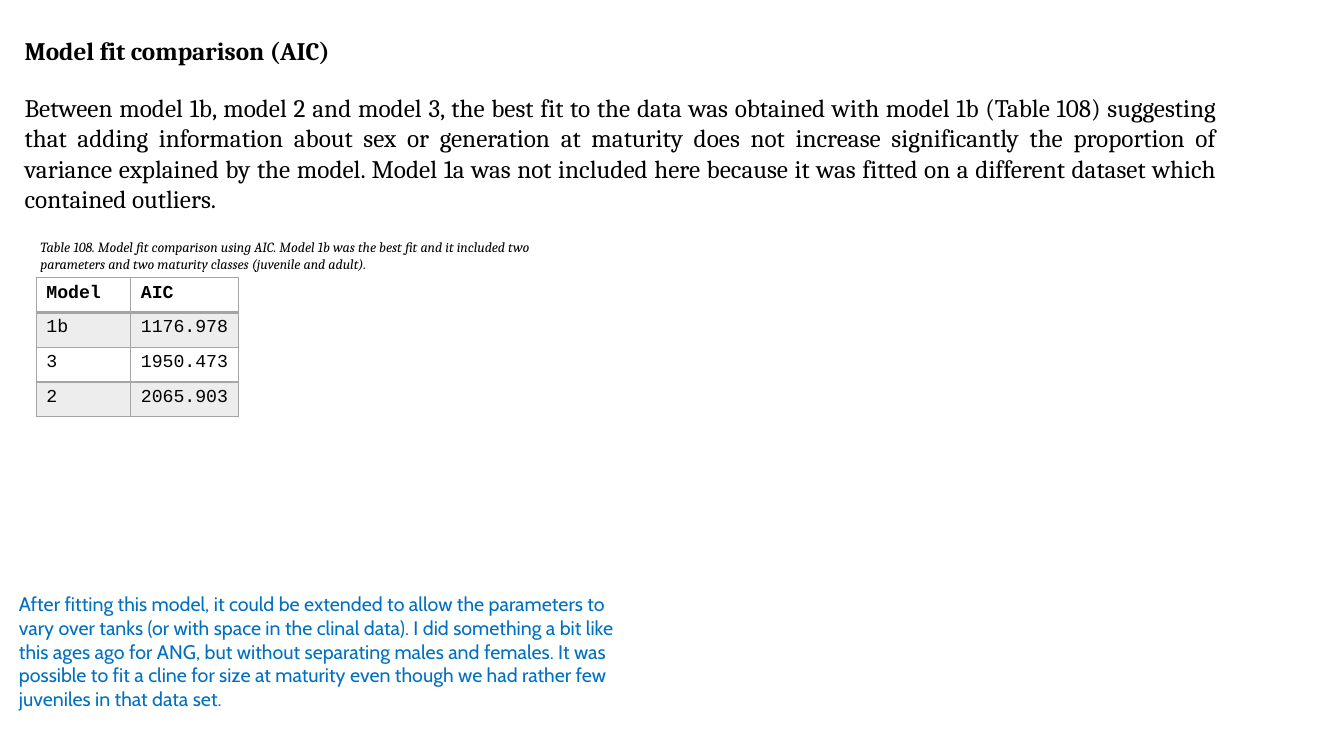
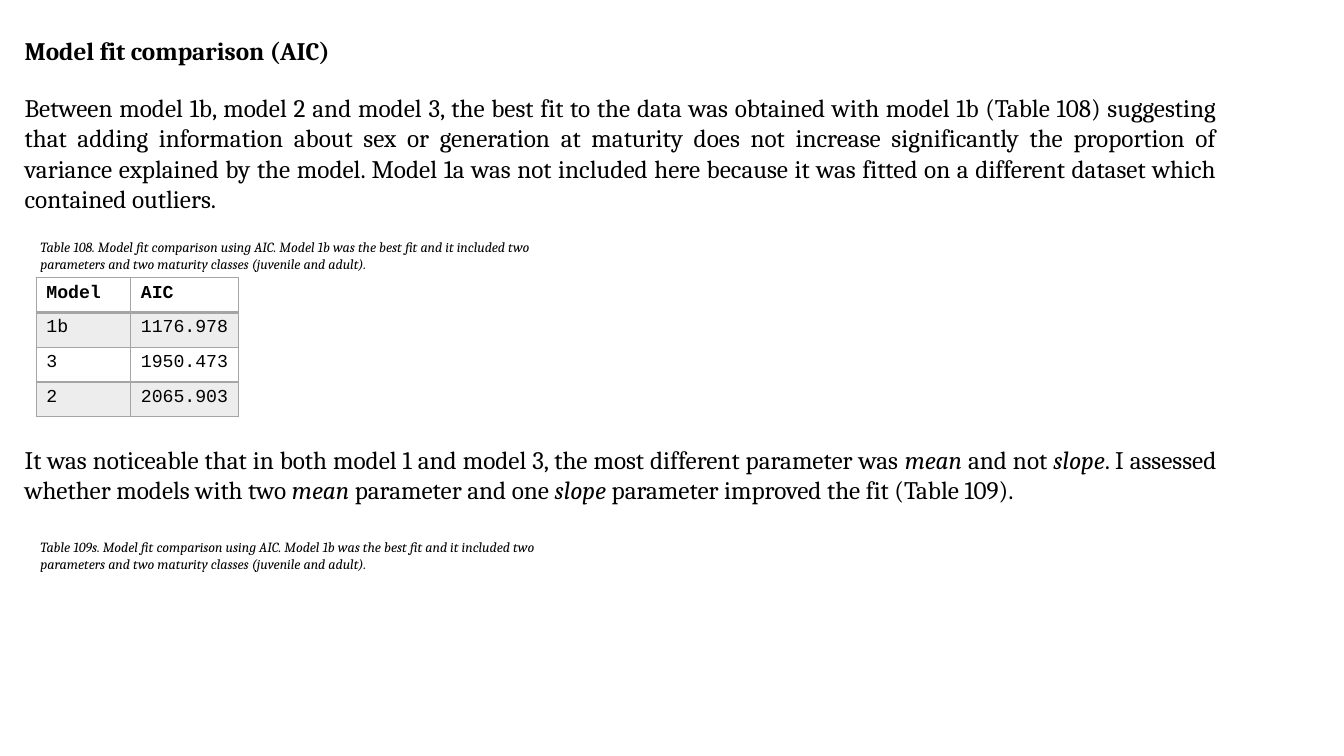
Before and after one commit to sam0per/Littorina_CZ_offspring, a slide deck: slide 9 of docs/Littorina_offspring_size_maturity.pptx. Drawn at 1344x756 pixels with LibreOffice and Linux fonts; fonts in the diff are those of the drawing. Boxes give left, top, right and bottom in pixels: in the first picture for what was removed or moved away, otherwise in the second. Text is boxed around its words. In the diff, an @@ line names an element or a change of style, - is before the commit and + after.

Commit message:
no more PPT :anguished:

```diff
--- a/docs/Littorina_offspring_size_maturity.pptx
+++ b/docs/Littorina_offspring_size_maturity.pptx
@@ text added at [25,451,1217,505], 18 pt, text #000000 @@
+It was noticeable that in both model 1 and model 3, the most different parameter was mean and not slope. I assessed whether models with two mean parameter and one slope parameter improved the fit (Table 109).
@@ text added at [40,542,534,572], 10 pt, text #000000, italic @@
+Table 109s. Model fit comparison using AIC. Model 1b was the best fit and it included two parameters and two maturity classes (juvenile and adult).
@@ text removed at [19,596,613,711] @@
-After fitting this model, it could be extended to allow the parameters to vary over tanks (or with space in the clinal data). I did something a bit like this ages ago for ANG, but without separating males and females. It was possible to fit a cline for size at maturity even though we had rather few juveniles in that data set.
```
Also in this commit, not shown: 1 other file.
